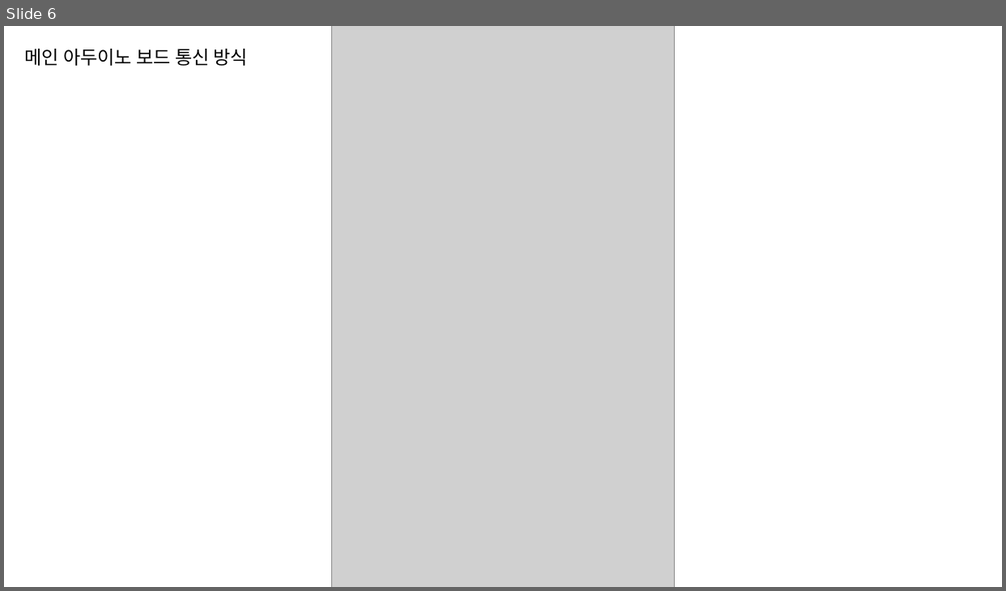
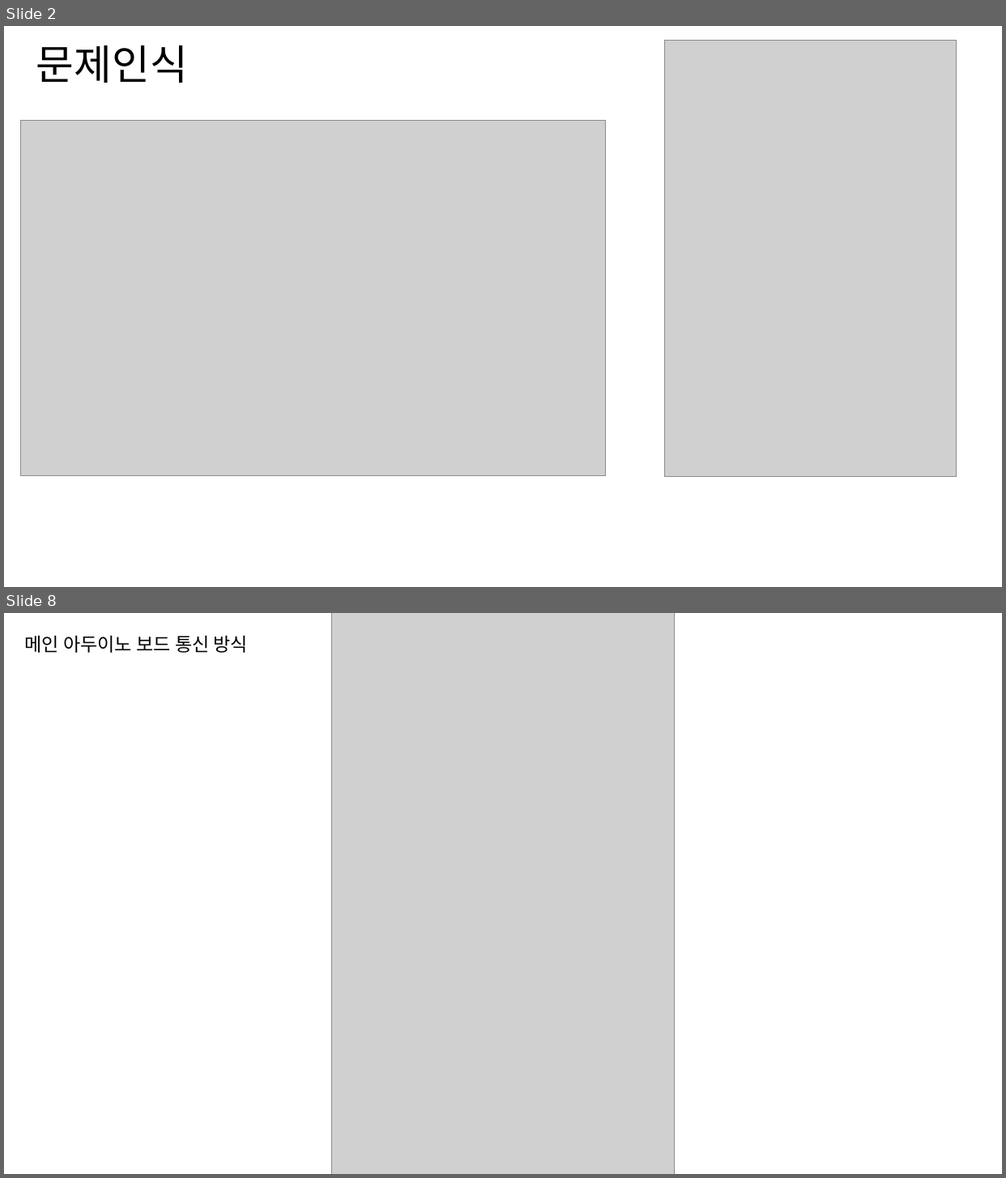
Before and after one commit to osam2018/IOT_mil-supporter, a slide deck: presentation ppt.pptx. Shown one above the other, each under a label of ours: slide 6 before the commit, slides 2 and 8 after it; the slides between them are not shown. The pictures are 1006x591 and 1006x1178 pixels, drawn with LibreOffice and Linux fonts; fonts in the diff are those of the drawing; grey boxes stand for pictures; background and template pictures are left out. Boxes give left, top, right and bottom in pixels: in the first picture for what was removed or moved away, otherwise in the second. Text is boxed around its words. In the diff, an @@ line names an element or a change of style, - is before the commit and + after.

```diff
--- a/presentation ppt.pptx
+++ b/presentation ppt.pptx
@@ slide 2 added at box(4, 26, 1002, 587), background picture (left out) @@
@@ title added at box(36, 45, 188, 83), 39.6 pt, text #000000 @@
+문제인식
@@ picture added at box(665, 41, 957, 476) @@
@@ picture added at box(20, 120, 605, 476) @@
@@ what was slide 6 is now slide 8 @@
```
Also in this commit, not shown: 7 slides changed, 6 other slides added, 1 other file.
